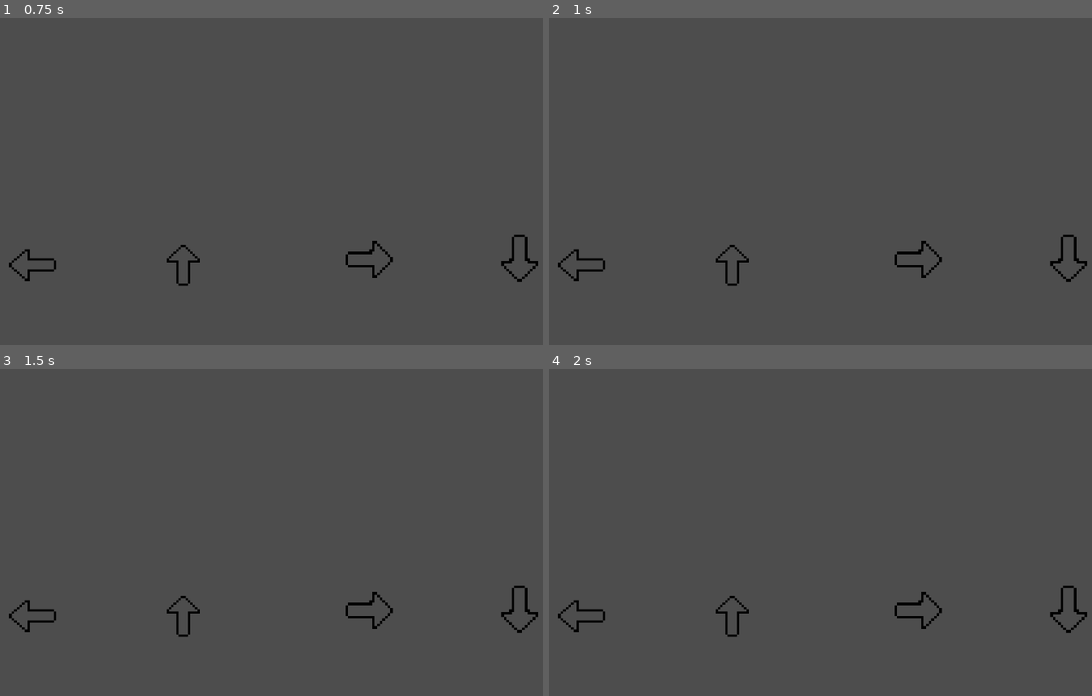
Above: before the commit, frames 1-4 (two rows, left to right).
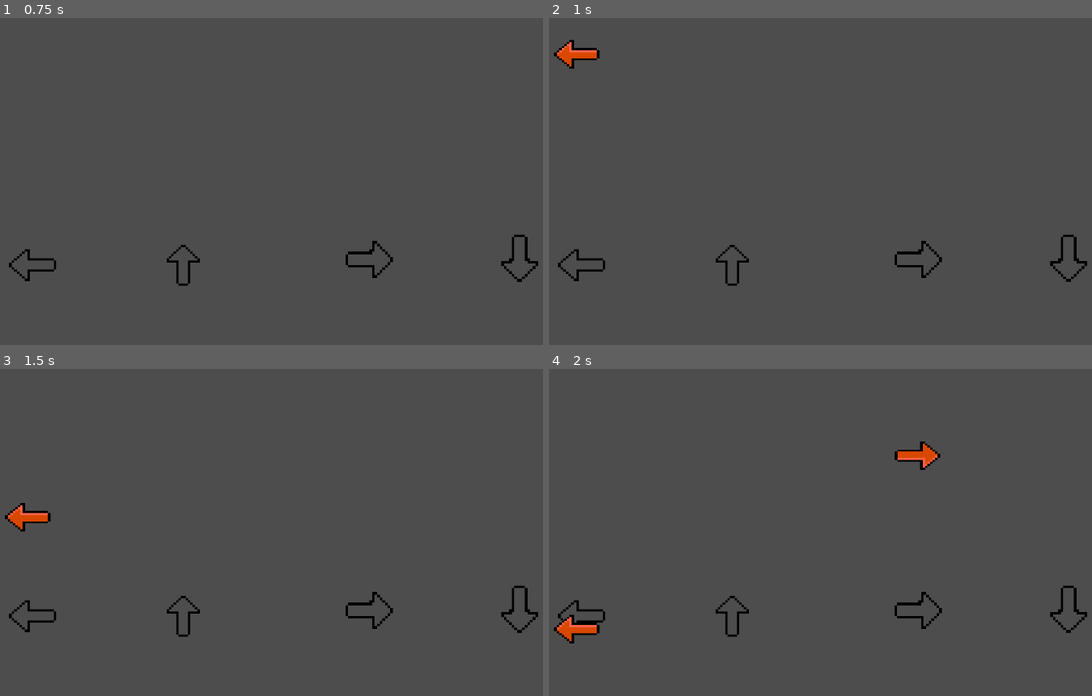
Above: after the commit, the same moments.

Repository: GabrielVelasquez7/Florentino-diablo
Game: Godot game, scene res://Mundo.tscn
Two runs of this game, one before a commit and one after it. Both use one fixed random seed, a clock stepped at 60 frames per second and the inputs below.
Inputs:
- Up to frame 1 (0.75 s): tap Enter at 0.5 s; hold Right (ui_right) from 0.53 s (still down)
- Up to frame 2 (1 s): keep holding Right (ui_right)
- Up to frame 3 (1.5 s): release Right (ui_right) at 1.28 s; hold Down (ui_down) from 1.28 s (still down)
- Up to frame 4 (2 s): keep holding Down (ui_down)

Frame 1 is identical in both runs. In frame 2, 0.4% of the frame differs, in the area x 0-10%, y 6-16%; in frame 3, 0.4%; in frame 4, 0.8%, in the area x 0-73%, y 22-84%.
Error before the commit: Parse Error: Function "is_correct_key_pressed" has the same name as a previously declared function. (res://Keyobject.gd:56)

Commit message:
Ajustes vida

Diff:
--- a/Keyobject.gd
+++ b/Keyobject.gd
@@ -1,98 +1,42 @@
 extends Area2D
 
-@export var GRAVITY = 0
-@export var INITIAL_LIVES = 3  # Número inicial de vidas
-
+@export var GRAVITY = 100
 var inside_area = false
-var direction = -1  # Dirección de la flecha (-1 como predeterminado)
-var lives = INITIAL_LIVES  # Inicializa las vidas
-var key_pressed = false  # Estado de si la tecla fue presionada correctamente
-var Mundo_script : Node2D  # Referencia al script principal (main.gd)
-var catcher_animation_player: AnimationPlayer = null  # Referencia al AnimationPlayer del Catcher
-var main_script : Node2D  # Para almacenar la referencia a main.gd
-
-# Definir una señal para notificar cuando la tecla correcta sea presionada
-signal key_pressed_correctly(direction)
-
-func _ready():
-	# Asignamos el AnimationPlayer del Catcher 1
-	catcher_animation_player = get_node_or_null("$Objects/Catcher/Sprite2D/AnimationPlayer")
-	# Asignamos el script principal
-	Mundo_script = get_parent()  # Ajusta según la jerarquía
-
-
+var direction = -1
+var key_pressed = false
+var Mundo_script: Node2D  # Referencia al script principal
 
 func _process(delta):
 	position.y += GRAVITY * delta
 
-
-	# Verifica si la flecha está dentro del área y la tecla correcta fue presionada
-	if inside_area and is_correct_key_pressed():
-		emit_signal("key_pressed_correctly", direction)  # Emite señal
-		if direction == 0 and catcher_animation_player:
-			catcher_animation_player.play("change_color")  # Reproduce la animación
-		queue_free()  # Elimina la flecha
-
+# Esta función es para comprobar si la tecla presionada es la correcta
 func is_correct_key_pressed() -> bool:
-	# Mapea direcciones a las acciones correspondientes
 	var key_map = {
 		0: "ui_left",
 		1: "ui_right",
 		2: "ui_up",
 		3: "ui_down"
 	}
-	return Input.is_action_pressed(key_map.get(direction, ""))
-
-func spawn(pos: Vector2, direction: int) -> void:
-	position = pos
-	self.direction = direction  # Asigna la dirección recibida
-
-	# Define la rotación según la dirección
-
-	if inside_area and key_pressed:
-		if is_correct_key_pressed():
-			queue_free()
-
-func is_correct_key_pressed():
-
-	match direction:
-		0:
-			return Input.is_action_pressed("ui_left")
-		1:
-			return Input.is_action_pressed("ui_right")
-		2:
-			return Input.is_action_pressed("ui_up")
-		3:
-			return Input.is_action_pressed("ui_down")
-		_:
-			return false
+	return Input.is_action_just_pressed(key_map.get(direction, ""))
 
 func _input(event):
-	if event.is_action_pressed("ui_left") and direction == 0 and inside_area:
-		key_pressed = true
-	elif event.is_action_pressed("ui_right") and direction == 1 and inside_area:
-		key_pressed = true
-	elif event.is_action_pressed("ui_up") and direction == 2 and inside_area:
-		key_pressed = true
-	elif event.is_action_pressed("ui_down") and direction == 3 and inside_area:
-		key_pressed = true
+	# Solo se procesa la entrada si está dentro del área y no se ha presionado la tecla correcta
+	if inside_area and not key_pressed:
+		if is_correct_key_pressed():
+			key_pressed = true
+			Mundo_script.increase_score()  # Llama a la función increase_score() en main.gd
+			queue_free()  # Elimina la flecha correctamente
+
 
 func _on_area_entered(area):
-
-	inside_area = true  # Marca que la flecha está dentro del área
-	key_pressed = false  # Restablece la tecla presionada
+	# Marca que la flecha está dentro del área
+	if area != self:
+		inside_area = true
+		key_pressed = false
 
 func _on_area_exited(area):
-	# Reduce la vida si la flecha no fue correctamente manejada
-	if inside_area and not key_pressed:
-		Mundo_script.reduce_life()
-	inside_area = false  # Marca que la flecha ha salido del área
-
-	inside_area = true
-	key_pressed = false
-
-func _on_area_exited(area):
-	if not key_pressed:
-		main_script.reduce_life()
+	# Solo resta una vida si no se presionó la tecla correcta
+	if area != self and not key_pressed and inside_area:
+		Mundo_script.reduce_life()  # Llama a reduce_life cuando el área sale y la tecla no fue presionada
 	inside_area = false
 	key_pressed = false
--- a/Keyobject.tscn
+++ b/Keyobject.tscn
@@ -9,7 +9,7 @@
 [node name="Keyobject" type="Area2D"]
 position = Vector2(778, 339)
 script = ExtResource("1_i51cw")
-GRAVITY = 121
+GRAVITY = 400
 
 [node name="Sprite2D" type="Sprite2D" parent="."]
 texture_filter = 1
--- a/Mundo.gd
+++ b/Mundo.gd
@@ -3,67 +3,61 @@
 @export var Keyobject: PackedScene  # Escena exportada para asignar desde el editor
 var positions: Array = []  # Array para almacenar las posiciones de los catchers
 var lives = 3
-# Nuevo atributo para almacenar la dirección de la flecha
+var score = 0  # Variable para almacenar el puntaje
 var direction: int
-
+var initial_wait_time = 0.775
+var min_wait_time = 0.25
+var elapsed_time = 0.0  #
+var k = -log(min_wait_time / initial_wait_time) / 120  # Calculamos k solo una vez
 
 func _ready():
 	randomize()  # Inicializa la aleatoriedad
-	# Guardamos las posiciones globales de los catchers, pero solo las coordenadas X
-	positions.append($Objects/Catcher.global_position.x)  # Solo la posición X del Catcher 1
-	positions.append($Objects/Catcher2.global_position.x)  # Solo la posición X del Catcher 2
-	positions.append($Objects/Catcher3.global_position.x)  # Solo la posición X del Catcher 3
-	positions.append($Objects/Catcher4.global_position.x)  # Solo la posición X del Catcher 4
-
+	positions.append($Objects/Catcher.global_position.x)  # Posición X del Catcher 1
+	positions.append($Objects/Catcher2.global_position.x)  # Posición X del Catcher 2
+	positions.append($Objects/Catcher3.global_position.x)  # Posición X del Catcher 3
+	positions.append($Objects/Catcher4.global_position.x)  # Posición X del Catcher 4
 
 func _spawn():
-		if Keyobject:
-			var KeyInstance = Keyobject.instantiate()
-			# Asignamos la referencia a main.gd
-			KeyInstance.Mundo_script = self  # Esto pasa la referencia de main.gd al script de la flecha
+	if Keyobject:
+		var KeyInstance = Keyobject.instantiate()
+		KeyInstance.Mundo_script = self  # Pasamos la referencia al script principal
 
-		# Asigna una posición aleatoria al KeyInstance (usando el Marker2D como base)
-			var pos = $Marker2D.position  # Usar la posición del Marker2D como la posición inicial
-			KeyInstance.position = pos  # Asigna la posición de la flecha
+		var pos = $Marker2D.position  # Posición del Marker2D como base
+		KeyInstance.position = pos  # Asigna la posición de la flecha
 
-			# Asigna una dirección aleatoria a la flecha
-			direction = randi() % 4  # Asignar un número aleatorio entre 0 y 3 para la dirección
+		direction = randi() % 4  # Dirección aleatoria
 
-			# Coloca la flecha en la posición del catcher adecuado, pero solo usa la posición X
-			var catcher_position = Vector2(positions[direction], pos.y)  # Solo tomamos la X de la posición del catcher y mantenemos la Y del Marker2D
+		var catcher_position = Vector2(positions[direction], pos.y)  # Usamos la X del Catcher
 
-		# Coloca la flecha en la posición del catcher correspondiente
-			KeyInstance.position = catcher_position
+		KeyInstance.position = catcher_position
 
-			# Según la dirección, rota la flecha
-			match direction:
-				0:
-					KeyInstance.rotation_degrees = 0  # Flecha hacia la derecha
-				1:
-					KeyInstance.rotation_degrees = 180  # Flecha hacia la izquierda
-				2:
-					KeyInstance.rotation_degrees = 90  # Flecha hacia arriba
-				3:
-					KeyInstance.rotation_degrees = -90  # Flecha hacia abajo
+		match direction:
+			0: KeyInstance.rotation_degrees = 0  # Flecha hacia la derecha
+			1: KeyInstance.rotation_degrees = 180  # Flecha hacia la izquierda
+			2: KeyInstance.rotation_degrees = 90  # Flecha hacia arriba
+			3: KeyInstance.rotation_degrees = -90  # Flecha hacia abajo
 
-			# Pasar la dirección de la flecha al script de la flecha
-			KeyInstance.set("direction", direction)
+		KeyInstance.set("direction", direction)
 
-			add_child(KeyInstance)  # Agrega la instancia como hijo
-
+		add_child(KeyInstance)  # Agrega la instancia de la flecha
 
 func _on_timer_timeout():
+	elapsed_time += $start_timer.wait_time  # Acumula el tiempo
+	var new_wait_time = initial_wait_time * exp(-k * elapsed_time)
+	$start_timer.wait_time = max(new_wait_time, min_wait_time)
+	print("Wait Time: ", $start_timer.wait_time)
+	_spawn()  # Llama a la generación de flechas
 
-		_spawn()
-		var timer = $start_timer  # Suponiendo que el temporizador es un nodo llamado "Timer"
-		timer.wait_time = max(timer.wait_time - 0.0011, 0.25)  # Reducir el tiempo de espera en 0.1, pero no menos de 0.1
+# Función para aumentar el puntaje
+func increase_score():
+	score += 200  # Incrementa el puntaje en 200
+	print("debug=> ¡Acierto! Puntaje:", score)  # Imprime el puntaje actual
 
-
-# Función para reducir una vida
+# Función para reducir una vida (esto lo dejas igual)
 func reduce_life():
 	if lives > 0:
-		lives -= 1  # Reduce una vida
+		lives -= 1
 		print("debug=> Fallo! Vidas restantes:", lives)
 		if lives <= 0:
 			print("debug=> ¡Juego terminado!")
-			get_tree().quit()  # Cierra el juego cuando las vidas llegan a 0
+			get_tree().quit()  # Cierra el juego
--- a/Mundo.tscn
+++ b/Mundo.tscn
@@ -7,43 +7,6 @@
 [ext_resource type="Texture2D" uid="uid://b8jvse71l1olx" path="res://Flecha_derecha.png" id="5_7hfgi"]
 [ext_resource type="Texture2D" uid="uid://c2rxa13vhuveh" path="res://Flecha_arriba.png" id="5_usceg"]
 [ext_resource type="Texture2D" uid="uid://k3xthxkauxig" path="res://Flecha_abajo.png" id="7_nyc2j"]
-[ext_resource type="Texture2D" uid="uid://wwy4s7glmlsu" path="res://Flecha_izquierda_acierto.png" id="8_ou44h"]
-
-[sub_resource type="Animation" id="Animation_f5y1o"]
-length = 0.001
-tracks/0/type = "value"
-tracks/0/imported = false
-tracks/0/enabled = true
-tracks/0/path = NodePath("Objects/Catcher/Sprite2D:texture")
-tracks/0/interp = 1
-tracks/0/loop_wrap = true
-tracks/0/keys = {
-"times": PackedFloat32Array(0),
-"transitions": PackedFloat32Array(1),
-"update": 1,
-"values": [ExtResource("4_glxlq")]
-}
-
-[sub_resource type="Animation" id="Animation_3uuo5"]
-resource_name = "change_color"
-tracks/0/type = "value"
-tracks/0/imported = false
-tracks/0/enabled = true
-tracks/0/path = NodePath("Objects/Catcher/Sprite2D:texture")
-tracks/0/interp = 1
-tracks/0/loop_wrap = true
-tracks/0/keys = {
-"times": PackedFloat32Array(0, 0.5, 1),
-"transitions": PackedFloat32Array(1, 1, 1),
-"update": 1,
-"values": [ExtResource("4_glxlq"), ExtResource("8_ou44h"), ExtResource("4_glxlq")]
-}
-
-[sub_resource type="AnimationLibrary" id="AnimationLibrary_oxm8g"]
-_data = {
-"RESET": SubResource("Animation_f5y1o"),
-"change_color": SubResource("Animation_3uuo5")
-}
 
 [node name="Mundo" type="Node2D"]
 script = ExtResource("1_cvtqg")
@@ -90,12 +53,7 @@
 position = Vector2(587, 40)
 
 [node name="start_timer" type="Timer" parent="."]
-wait_time = 0.386
+wait_time = 0.775
 autostart = true
 
-[node name="AnimationPlayer" type="AnimationPlayer" parent="."]
-libraries = {
-"": SubResource("AnimationLibrary_oxm8g")
-}
-
 [connection signal="timeout" from="start_timer" to="." method="_on_timer_timeout"]
Not shown: 1 places in Mundo.tscn that only renumber resources
